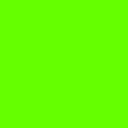
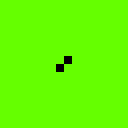
Before/after of a 128 × 128 layered artwork. What changed in the layer stack:
added layer "레이어 5" above "레이어 6" over [56, 56, 72, 72]
